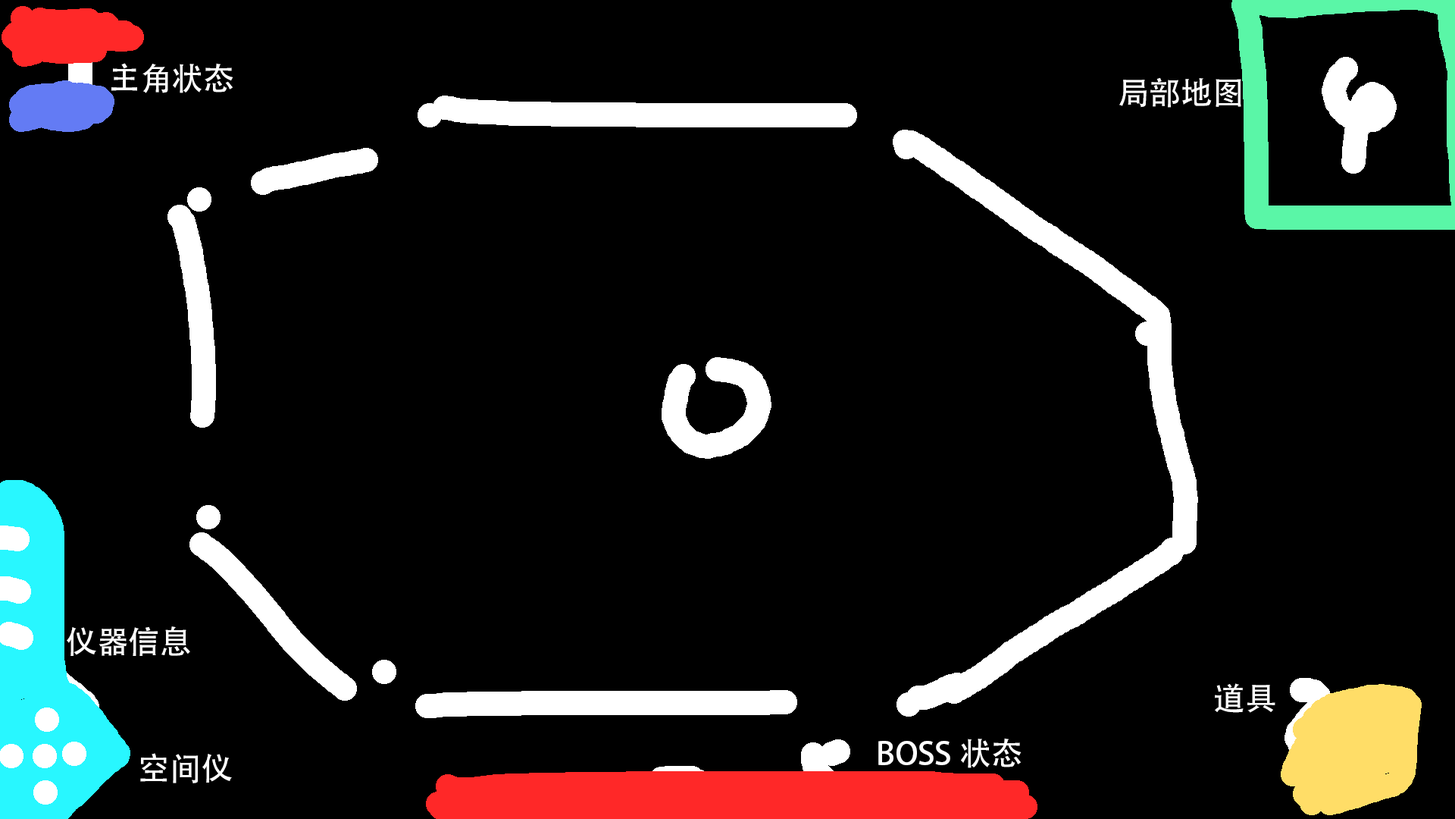
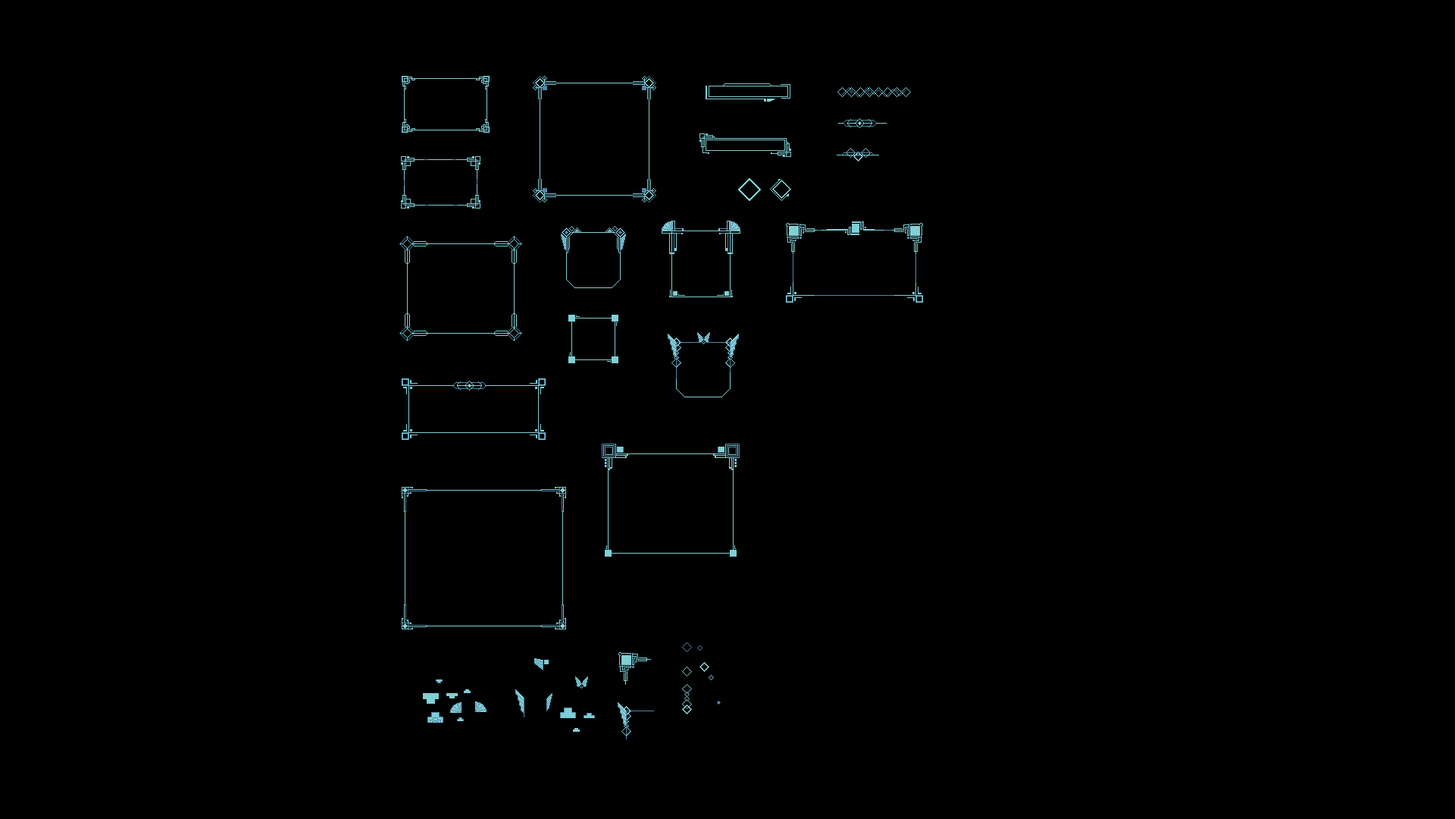
Comparing the layer stacks of the two 1455 × 819 images. Changes:
showed "图层 1", moved it above "道具" over [399, 75, 924, 740]
hid "道具" over [1215, 682, 1276, 713]
hid "BOSS状态" over [878, 737, 1022, 768]
hid "主角状态" over [111, 62, 234, 94]
hid "仪器信息" over [66, 626, 191, 656]
hid "空间仪" over [140, 752, 232, 783]
hid "局部地图" over [1119, 77, 1242, 108]
hid "图层 4" over [0, 0, 1455, 819]
hid "图层 3" over [36, 12, 1397, 819]
